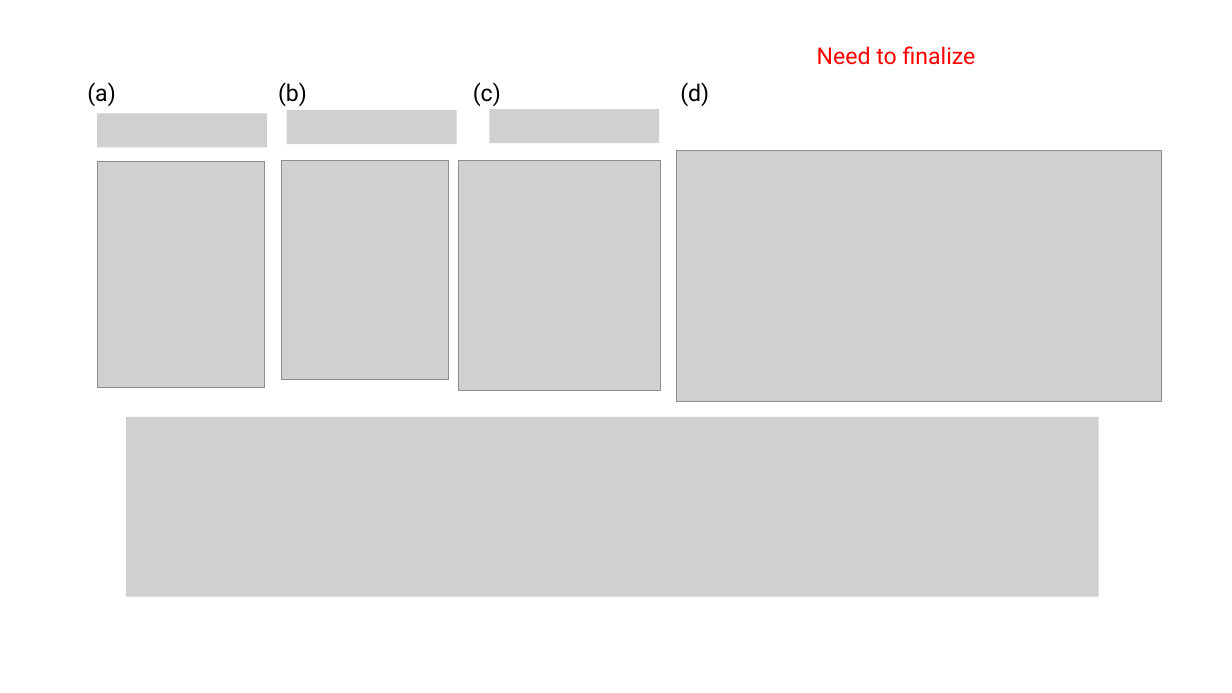
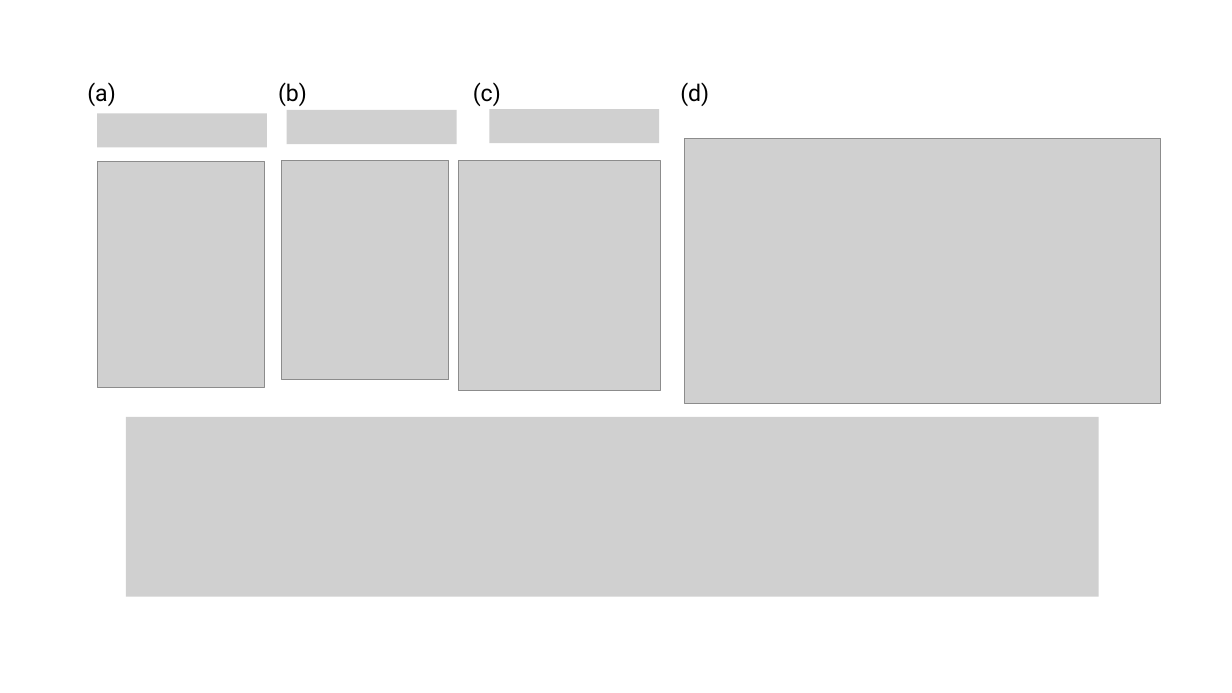
Before and after one commit to tyokokur/presentations, a slide deck: slide 7 of SYSG3_paper.pptx. Drawn at 1232x693 pixels with LibreOffice and Linux fonts; fonts in the diff are those of the drawing; grey boxes stand for pictures. Boxes give left, top, right and bottom in pixels: in the first picture for what was removed or moved away, otherwise in the second. Text is boxed around its words. In the diff, an @@ line names an element or a change of style, - is before the commit and + after.

```diff
--- a/SYSG3_paper.pptx
+++ b/SYSG3_paper.pptx
@@ text removed at (817, 46, 976, 65) @@
-Need to finalize
@@ picture: place and size @@
-picture at (677, 150, 1162, 402)
+picture at (685, 139, 1161, 404)
```
Also in this commit, not shown: 1 other slide changed.
